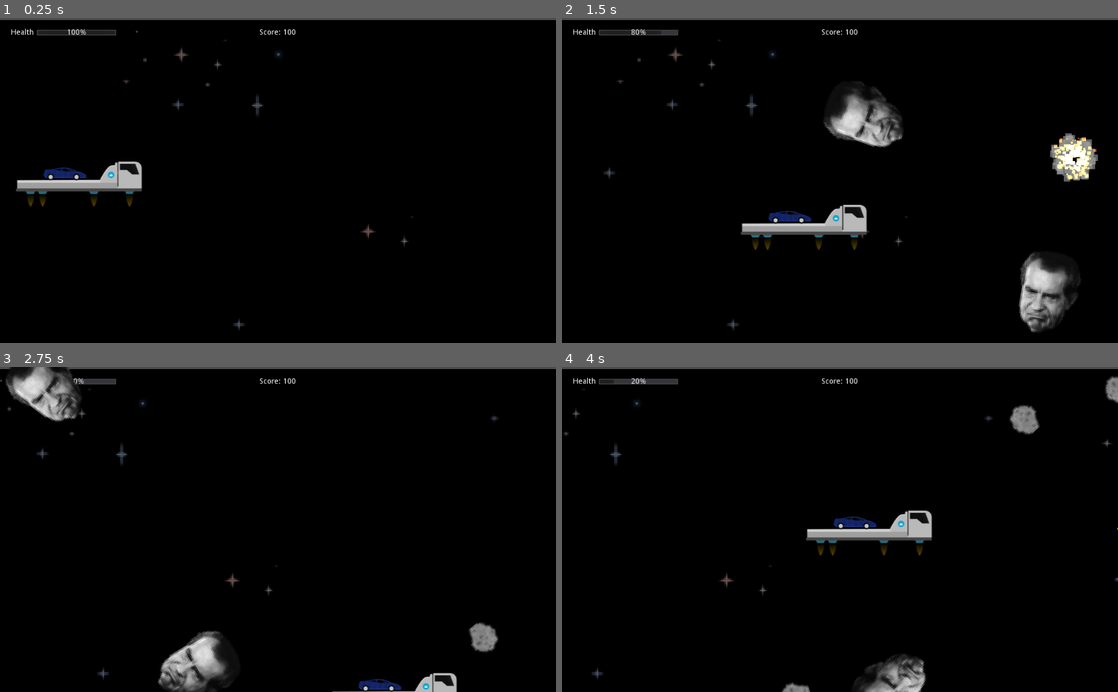
Above: before the commit, frames 1-4 (two rows, left to right).
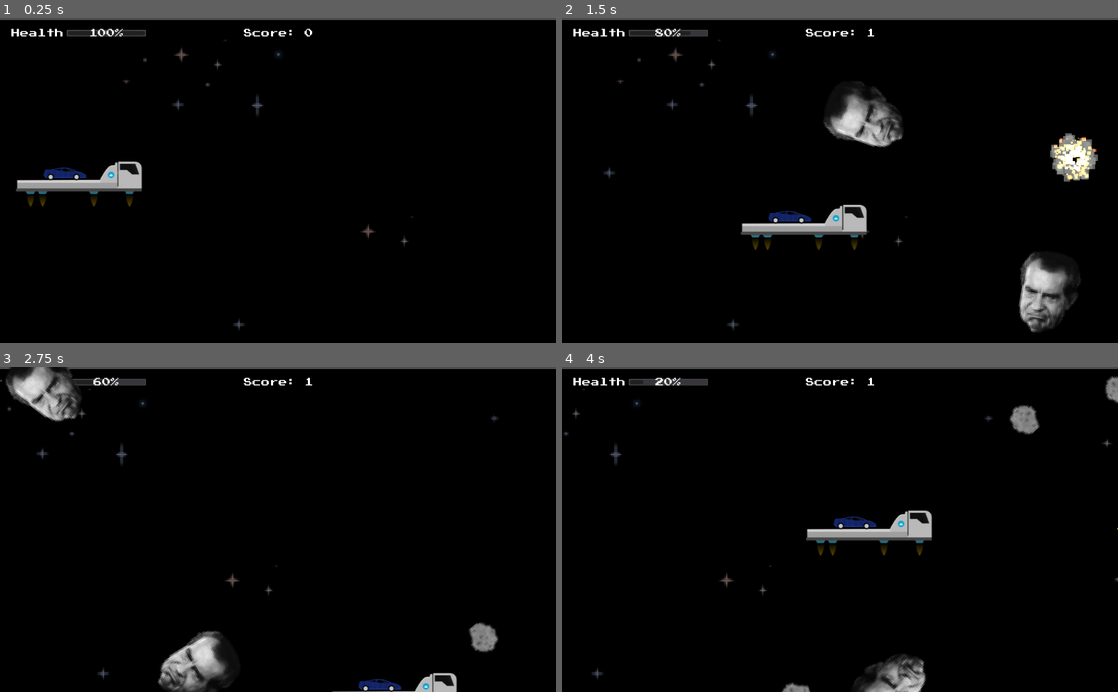
Above: after the commit, the same moments.

Repository: benjcal/CarvanaBlaster3021
Game: Godot game, scene res://Main.tscn
Two runs of this game, one before a commit and one after it. Both use one fixed random seed, a clock stepped at 60 frames per second and the inputs below. This scene is started directly instead of the project's main scene.
Inputs:
- Up to frame 1 (0.25 s): no input
- Up to frame 2 (1.5 s): tap Enter (ui_accept) at 0.5, 0.77 s; hold Right (ui_right) 0.53-1.28 s; hold Down (ui_down) from 1.28 s (still down)
- Up to frame 3 (2.75 s): tap Enter (ui_accept) at 1.52 s; release Down (ui_down) at 2.03 s; hold Right (ui_right) from 2.03 s (still down)
- Up to frame 4 (4 s): release Right (ui_right) at 2.78 s; hold Up (ui_up) 2.78-3.53 s; tap Enter (ui_accept) at 3.02, 3.77 s; hold Left (ui_left) from 3.53 s (still down)

The runs differ from the first frame. In frame 1, 0.6% of the frame differs, in the area x 2-57%, y 3-6%; in frame 2, 0.6%; in frame 3, 0.4%; in frame 4, 0.6%.

Commit message:
more stuff

Diff:
--- a/Main.gd
+++ b/Main.gd
@@ -6,6 +6,8 @@
 
 var hauler
 var hauler_speed = 400
+
+var score = 0
 
 # Called when the node enters the scene tree for the first time.
 func _ready():
@@ -52,6 +54,7 @@
 	$AsteroidPath/AsteroidSpawnLocation.offset = randi()
 	# Create a Mob instance and add it to the scene.
 	var roid = Asteroid.instance()
+	roid.connect("blowup", self, "on_Asteroid_blowup")
 	add_child(roid)
 	# Set the mob's direction perpendicular to the path direction.
 	var direction = $AsteroidPath/AsteroidSpawnLocation.rotation + PI / 2
@@ -67,3 +70,7 @@
 
 func on_damage_taken():
 	$HUD.take_damage()
+
+func on_Asteroid_blowup():
+	score += 1
+	$HUD/Score.text = "Score: %s" % score
--- a/scenes/Asteroid.gd
+++ b/scenes/Asteroid.gd
@@ -1,6 +1,8 @@
 extends RigidBody2D
 
 export (PackedScene) var Explosion
+
+signal blowup
 
 export var min_speed = 200
 export var max_speed = 500
@@ -26,11 +28,11 @@
 	random_rotation()
 
 func blowup():
+	emit_signal("blowup")
 	var e = Explosion.instance()
 	get_parent().add_child(e)
 	e.position = position
 	e.start()
-
 
 	queue_free()
 
--- a/scenes/HUD.tscn
+++ b/scenes/HUD.tscn
@@ -1,12 +1,23 @@
-[gd_scene load_steps=2 format=2]
+[gd_scene load_steps=6 format=2]
 
 [ext_resource path="res://scenes/HUD.gd" type="Script" id=1]
+[ext_resource path="res://assets/PressStart2P.ttf" type="DynamicFontData" id=2]
+
+[sub_resource type="DynamicFont" id=1]
+font_data = ExtResource( 2 )
+
+[sub_resource type="DynamicFont" id=2]
+font_data = ExtResource( 2 )
+
+[sub_resource type="DynamicFont" id=3]
+font_data = ExtResource( 2 )
 
 [node name="HUD" type="MarginContainer"]
 anchor_right = 1.0
-margin_left = 20.0
-margin_top = 20.0
-margin_right = -20.0
+margin_left = 20.5
+margin_top = 19.5
+margin_right = -19.5
+margin_bottom = 35.5
 script = ExtResource( 1 )
 __meta__ = {
 "_edit_group_": true,
@@ -15,22 +26,25 @@
 
 [node name="Bar" type="HBoxContainer" parent="."]
 margin_right = 984.0
-margin_bottom = 14.0
+margin_bottom = 16.0
 
 [node name="Label" type="Label" parent="Bar"]
-margin_right = 42.0
-margin_bottom = 14.0
+margin_right = 96.0
+margin_bottom = 16.0
+custom_fonts/font = SubResource( 1 )
 text = "Health"
 
 [node name="HealthGauge" type="ProgressBar" parent="Bar"]
-margin_left = 46.0
-margin_right = 196.0
-margin_bottom = 14.0
+margin_left = 100.0
+margin_right = 250.0
+margin_bottom = 16.0
 rect_min_size = Vector2( 150, 0 )
+custom_fonts/font = SubResource( 2 )
 value = 75.0
 
 [node name="Score" type="Label" parent="."]
 margin_right = 984.0
-margin_bottom = 14.0
-text = "Score: 100"
+margin_bottom = 16.0
+custom_fonts/font = SubResource( 3 )
+text = "Score: 0"
 align = 1
